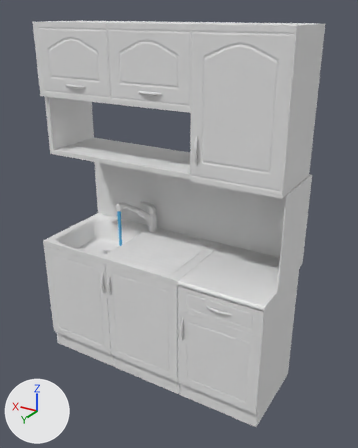
Before and after pictures for a commit that changed the FBX model care-up/Assets/_Models/MedicationSafetyInterior/KitchenSet.fbx.
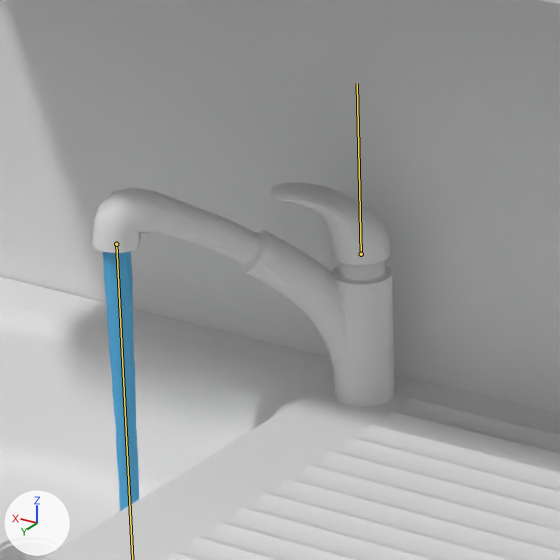
Each version is shown whole from a 50 mm camera at (-2.214, 2.639, 1.154) aimed at (-0.642, 0.02, -0.156), then close up on the part from 29% to 50% of the width and 39% to 56% of the height. Lighting does not change. The marker at lower left points along +X, +Y and +Z. The bones that change are drawn over the model as lines in the close-ups.

Objects in the first close-up: 'Circle', 'Cube.011', 'Tap.001', 'TilesPart'.
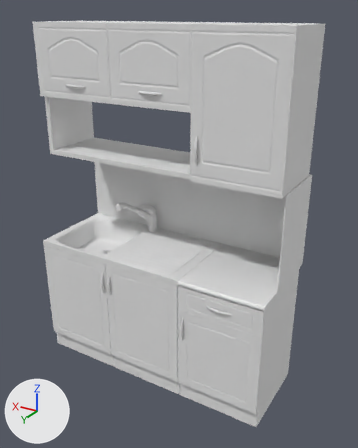
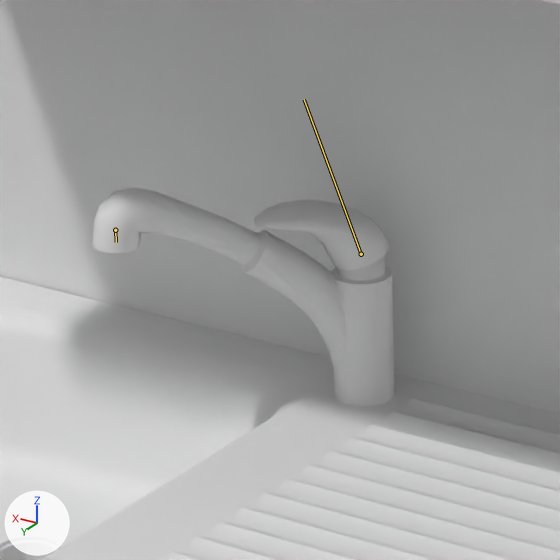
The newer file adds an action. The first version stands in its rest pose; the second is drawn at frame 1 of the action 'Armature|sink_open2_1_for_GastricFeeding_L_Lib.002'.

Edits to the bpy script that builds the scene:
```text
Change bone_cr:
    where bone_cr = bpy.data.objects['Armature'].pose.bones['cr']  # child of 'base'
    bone_cr.rotation_quaternion: (1.0, 0.0, 0.0, 0.0) -> (0.988, -0.156, 0.0, 0.0)  # degrees (0, 0, 0) -> degrees (-18, 0, 0)
Change bone_water:
    where bone_water = bpy.data.objects['Armature'].pose.bones['water']  # child of 'base'
    bone_water.location: (0.0, 0.0, 0.0) -> (0.0, -0.011, 0.0)
    bone_water.scale: (1.0, 1.0, 1.0) -> (1.0, 0.03, 1.0)
```

Pixel boxes [x1, y1, x2, y2] of what changed, in the close-ups (560 x 560 px):
'Tap.001', posed: before [93, 182, 394, 406]; after [93, 187, 394, 406]
'Circle', posed (not visible afterwards): before [103, 251, 139, 511]
bone 'cr', root to tip: before (361, 254) to (357, 83); after (361, 254) to (304, 99)
